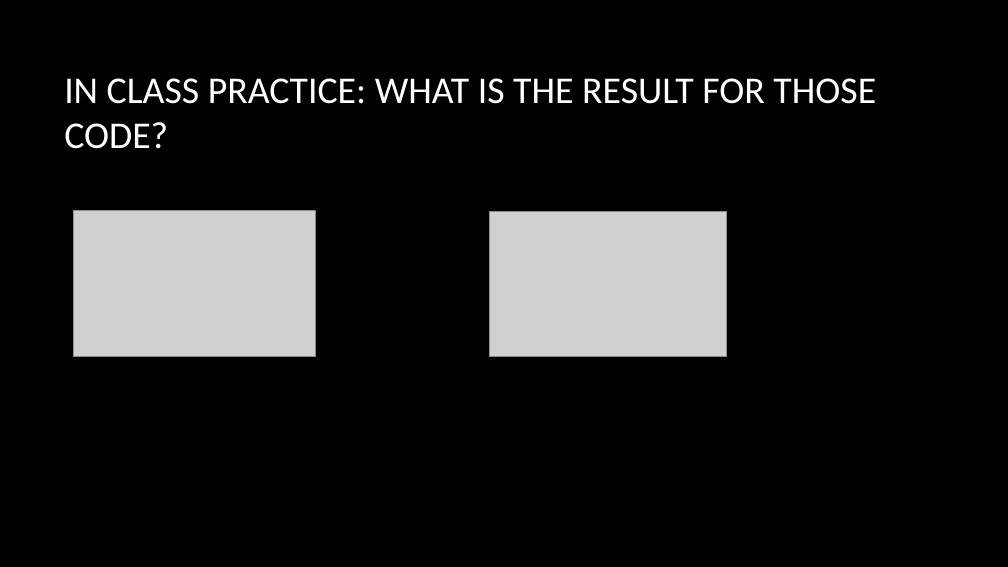
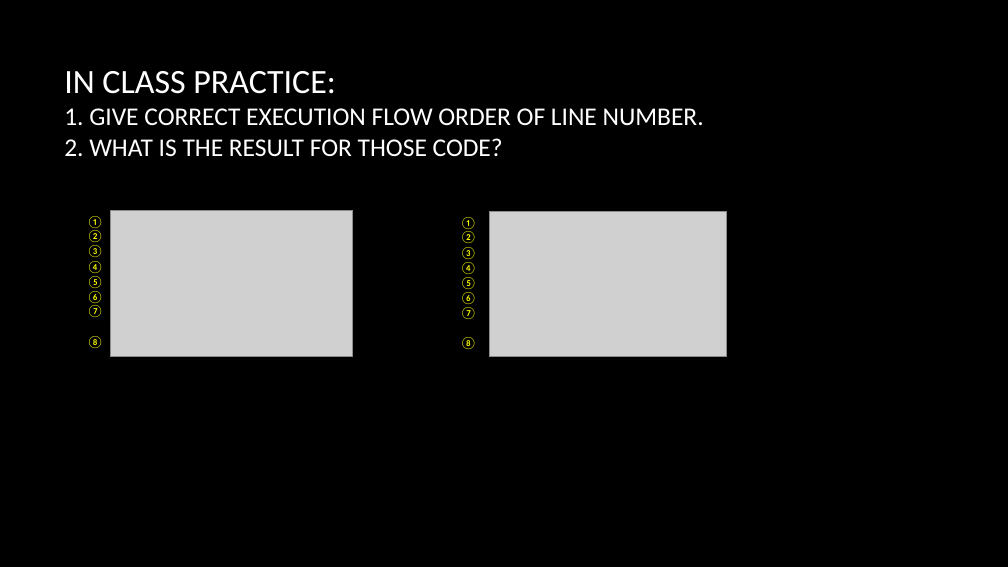
Before and after one commit to bon-netizen/Python-Class-Beginner, a slide deck: slide 14 of Py B - unit 1a.pptx. Drawn at 1008x567 pixels with LibreOffice and Linux fonts; fonts in the diff are those of the drawing; grey boxes stand for pictures; background and template pictures are left out. Boxes give left, top, right and bottom in pixels: in the first picture for what was removed or moved away, otherwise in the second. Text is boxed around its words. In the diff, an @@ line names an element or a change of style, - is before the commit and + after.

Commit message:
update practice

```diff
--- a/Py B - unit 1a.pptx
+++ b/Py B - unit 1a.pptx
@@ title at bbox=[64, 71, 704, 157]: text changed; size 36 to 24.3 pt @@
-IN CLASS PRACTICE: WHAT IS THE RESULT FOR THOSE CODE?
+IN CLASS PRACTICE:
+1. GIVE CORRECT EXECUTION FLOW ORDER OF LINE NUMBER.
+2. WHAT IS THE RESULT FOR THOSE CODE?
@@ text added at bbox=[87, 216, 104, 228], 12 pt, text #FFFF00 @@
+①
@@ text added at bbox=[87, 230, 104, 242], 12 pt, text #FFFF00 @@
+②
@@ picture: place and size @@
-picture at bbox=[73, 210, 316, 357]
+picture at bbox=[110, 210, 353, 357]
@@ text added at bbox=[460, 217, 477, 229], 12 pt, text #FFFF00 @@
+①
@@ text added at bbox=[460, 231, 477, 243], 12 pt, text #FFFF00 @@
+②
@@ text added at bbox=[87, 245, 104, 257], 12 pt, text #FFFF00 @@
+③
@@ text added at bbox=[87, 261, 104, 273], 12 pt, text #FFFF00 @@
+④
@@ text added at bbox=[460, 247, 477, 259], 12 pt, text #FFFF00 @@
+③
@@ text added at bbox=[460, 262, 477, 274], 12 pt, text #FFFF00 @@
+④
@@ text added at bbox=[87, 276, 104, 288], 12 pt, text #FFFF00 @@
+⑤
@@ text added at bbox=[87, 291, 104, 303], 12 pt, text #FFFF00 @@
+⑥
@@ text added at bbox=[460, 277, 477, 289], 12 pt, text #FFFF00 @@
+⑤
@@ text added at bbox=[460, 292, 477, 304], 12 pt, text #FFFF00 @@
+⑥
@@ text added at bbox=[87, 305, 104, 317], 12 pt, text #FFFF00 @@
+⑦
@@ text added at bbox=[460, 307, 477, 319], 12 pt, text #FFFF00 @@
+⑦
@@ text added at bbox=[87, 336, 104, 348], 12 pt, text #FFFF00 @@
+⑧
@@ text added at bbox=[460, 337, 477, 349], 12 pt, text #FFFF00 @@
+⑧
```
Also in this commit, not shown: 5 other slides changed, 3 other files.
